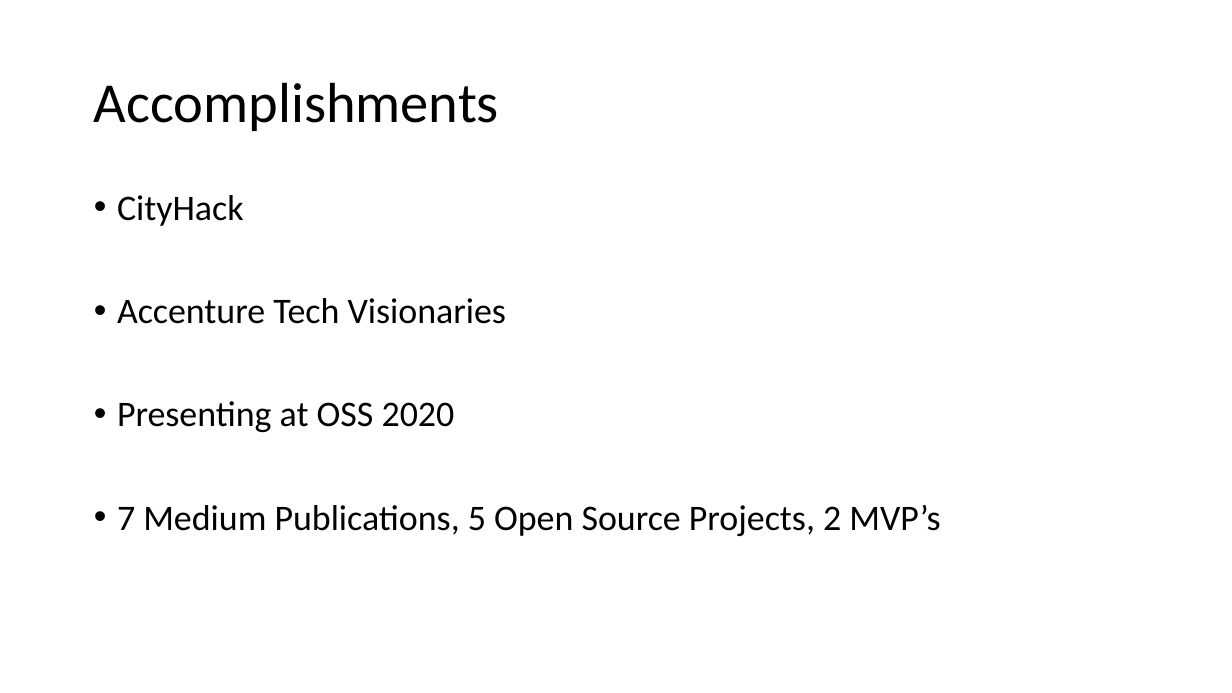
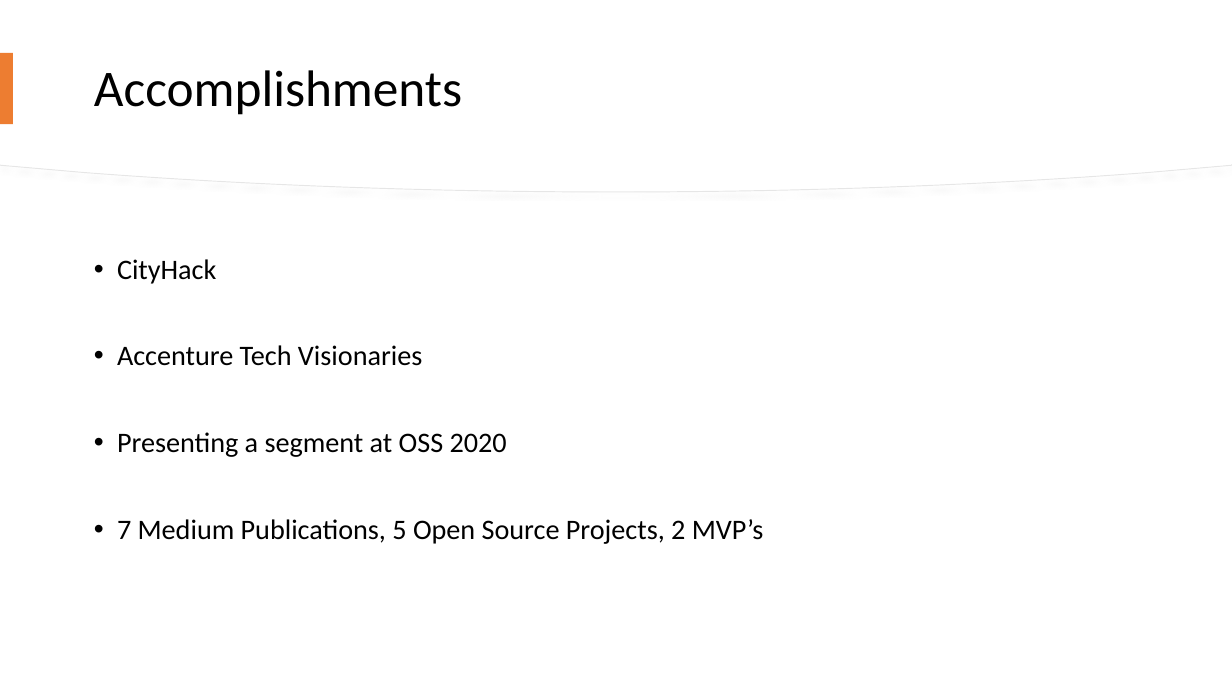
Before and after one commit to tpilvelis-gw/tomas-pilvelis-development-lead-application, a slide deck: slide 4 of about_me.pptx. Drawn at 1232x693 pixels with LibreOffice and Linux fonts; fonts in the diff are those of the drawing. Boxes give left, top, right and bottom in pixels: in the first picture for what was removed or moved away, otherwise in the second. Text is boxed around its words. In the diff, an @@ line names an element or a change of style, - is before the commit and + after.

```diff
--- a/about_me.pptx
+++ b/about_me.pptx
@@ freeform shape added at (x1=0, y1=0, x2=1232, y2=192), fill #FFFFFF, outline #E6E6E6 0.75 pt @@
@@ freeform shape added at (x1=0, y1=0, x2=1232, y2=191), fill #FFFFFF @@
@@ title "Accomplishments" moved from (x1=94, y1=82, x2=499, y2=131) to (x1=94, y1=70, x2=462, y2=115) @@
@@ title "Accomplishments" at (x1=94, y1=70, x2=462, y2=115): size 44 to 40 pt @@
@@ rectangle added at (x1=0, y1=53, x2=13, y2=124), fill #ED7D31 @@
@@ text "CityHack" moved from (x1=117, y1=195, x2=940, y2=536) to (x1=117, y1=259, x2=764, y2=544) @@
@@ text at (x1=117, y1=259, x2=764, y2=544): size 28 to 22 pt in "CityHack", "Accenture Tech Visionaries", "7 Medium Publications, 5 Open Source Projects, ..." @@
@@ text at (x1=117, y1=432, x2=507, y2=457): text changed; size 28 to 22 pt @@
-• Presenting at OSS 2020
+• Presenting a segment at OSS 2020
```
Also in this commit, not shown: 5 other slides changed, 1 slide removed.
